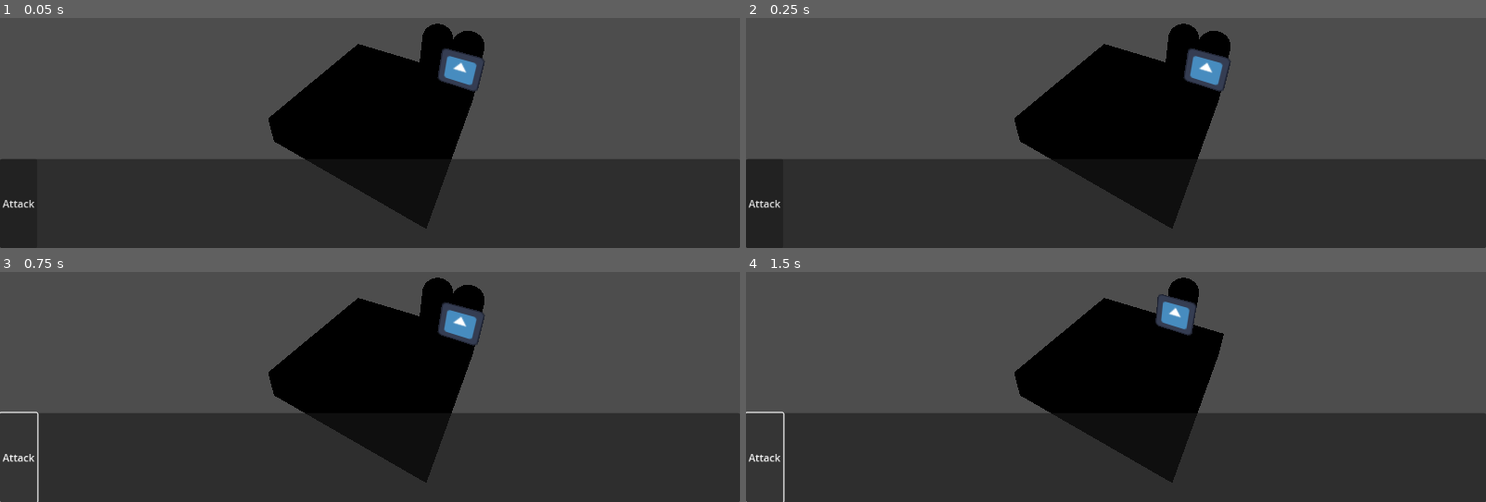
Above: before the commit, frames 1-4 (two rows, left to right).
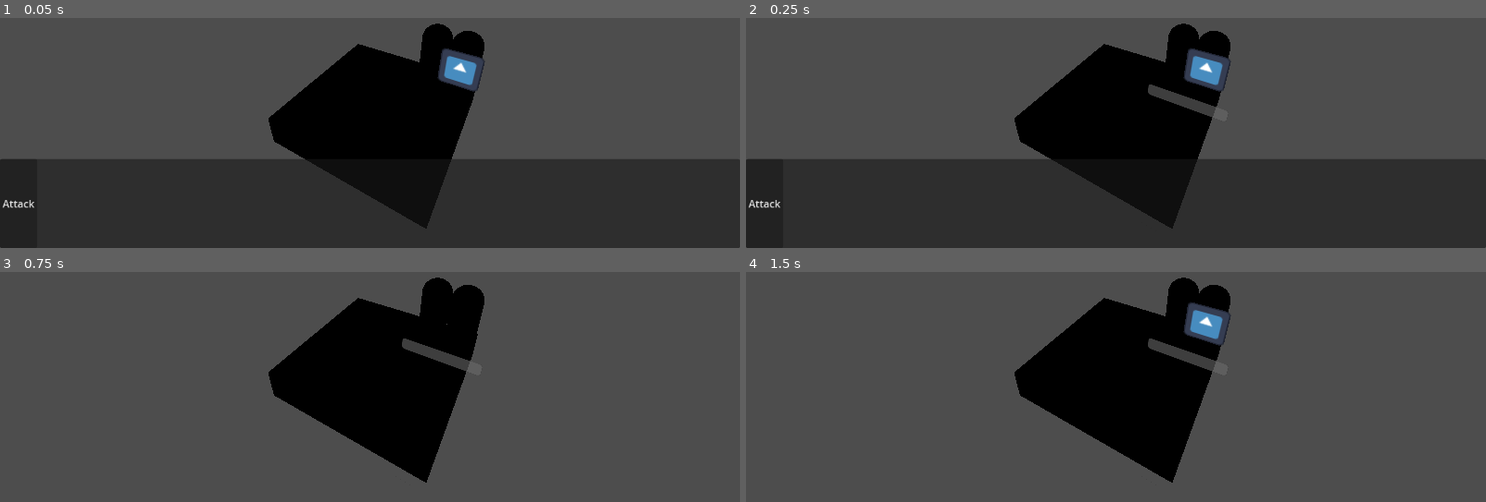
Above: after the commit, the same moments.

Repository: Fatbonks/Turn-based-rpg
Game: Godot game, scene res://world_scenes/battle_scene/battle_scene.tscn
The game is run twice, just before and just after one commit, with the same random seed, the same clock (stepped at 60 frames per second) and the same inputs. The engine's default icon, where the game draws it, is replaced by a stand-in: a white triangle on a blue panel in a dark square.
Inputs:
- Up to frame 1 (0.05 s): no input
- Up to frame 2 (0.25 s): no input
- Up to frame 3 (0.75 s): click "Attack" at 0.5 s
- Up to frame 4 (1.5 s): tap Enter at 1.25 s; hold D (right) from 1.28 s (still down)

Frame 1 is identical in both runs. In frame 2, 0.4% of the frame differs, in the area x 54-64%, y 28-44%; in frame 3, 35%; in frame 4, 36%, in the area x 0-100%, y 5-100%.

Commit message:
turn based system is working

Diff:
--- a/Resources/scripts/character_stats.gd
+++ b/Resources/scripts/character_stats.gd
@@ -2,6 +2,7 @@
 extends Resource
 signal is_turn
 signal dead
+signal hit
 @export_enum("default_1", "default_2") var name:String
 @export var max_health:int
 @export var health:int
@@ -15,6 +16,7 @@
 		health = max_health
 
 func take_damage(damage:int):
+	hit.emit()
 	health -= damage
 	if health <= 0:
 		dead.emit()
--- a/objects/enemies/enemy.gd
+++ b/objects/enemies/enemy.gd
@@ -13,7 +13,7 @@
 	stats.dead.connect(death)
 
 func turn():
-	pass
+	battle_scene.enemy_turn(stats.damage)
 
 func unfocus():
 	sprite_3d.visible = false
--- a/objects/player/player.tscn
+++ b/objects/player/player.tscn
@@ -18,6 +18,11 @@
 [sub_resource type="CapsuleMesh" id="CapsuleMesh_adgg1"]
 material = SubResource("StandardMaterial3D_8ons0")
 
+[sub_resource type="ViewportTexture" id="ViewportTexture_1fsnn"]
+viewport_path = NodePath("SubViewport")
+
+[sub_resource type="CanvasItemMaterial" id="CanvasItemMaterial_1u701"]
+
 [node name="player" type="CharacterBody3D"]
 script = ExtResource("1_q580v")
 stats = SubResource("Resource_u0lpm")
@@ -27,3 +32,29 @@
 
 [node name="MeshInstance3D" type="MeshInstance3D" parent="."]
 mesh = SubResource("CapsuleMesh_adgg1")
+
+[node name="Sprite3D" type="Sprite3D" parent="."]
+transform = Transform3D(1, 0, 0, 0, 1, 0, 0, 0, 1, 2, -1, 0)
+texture = SubResource("ViewportTexture_1fsnn")
+
+[node name="SubViewport" type="SubViewport" parent="."]
+transparent_bg = true
+
+[node name="CanvasLayer" type="CanvasLayer" parent="SubViewport"]
+
+[node name="Control" type="Control" parent="SubViewport/CanvasLayer"]
+layout_mode = 3
+anchors_preset = 15
+anchor_right = 1.0
+anchor_bottom = 1.0
+grow_horizontal = 2
+grow_vertical = 2
+
+[node name="ProgressBar" type="ProgressBar" parent="SubViewport/CanvasLayer/Control"]
+material = SubResource("CanvasItemMaterial_1u701")
+layout_mode = 0
+offset_right = 153.0
+offset_bottom = 27.0
+step = 1.0
+value = 100.0
+show_percentage = false
--- a/world_scenes/battle_scene/battle_scene.gd
+++ b/world_scenes/battle_scene/battle_scene.gd
@@ -2,6 +2,8 @@
 extends Node3D
 @onready var party_spawnpoints:Node3D = %party_spawnpoints
 @onready var enemy_spawnpoints:Node3D = %enemy_spawnpoints
+@onready var battle_ui:CanvasLayer = %battle_Ui
+
 var choose_enemy:bool
 var is_enemy_turn:bool
 var turnList:Array[characterStats]
@@ -39,19 +41,26 @@
 
 
 func end_battle():
-	instance_enemies[current_enemy].unfocus()
-	var temp = turnList[0]
-	turnList.pop_front()
-	turnList.push_back(temp)
-	start_battle()
+	if instance_enemies.size() > 0:
+		battle_ui.hide()
+		instance_enemies[current_enemy].unfocus()
+		var temp = turnList[0]
+		turnList.pop_front()
+		turnList.push_back(temp)
+		print(instance_players[0].stats.health, "health")
+		await get_tree().create_timer(0.5).timeout
+		start_battle()
 
 func player_turn():
 	choose_enemy = true
 	current_enemy = 0
 	instance_enemies[current_enemy].focus()
+	battle_ui.show()
 
-func enemy_turn():
-	pass
+func enemy_turn(damage:int):
+	var pick = randi_range(0, instance_players.size() - 1)
+	instance_players[pick].stats.take_damage(damage)
+	end_battle()
 
 func _unhandled_input(event):
 	if event.is_action_pressed("left") and choose_enemy:
@@ -92,14 +101,13 @@
 func _on_player_attack_pressed():
 	if instance_enemies.size() > 0:
 		instance_enemies[current_enemy].stats.take_damage(turnList[0].damage)
+		end_battle()
 
 func remove_from_turn_list(removed_object:String):
-	print(removed_object)
 	for object in range(len(turnList) - 1):
 		if turnList[object].name == removed_object:
 			turnList.pop_at(object)
 	for i in len(instance_enemies):
-		print("asds")
 		if instance_enemies[i - 1].stats.name == removed_object:
 			instance_enemies.pop_at(i - 1)
 	if instance_enemies.size() > 0:
--- a/world_scenes/battle_scene/battle_scene.tscn
+++ b/world_scenes/battle_scene/battle_scene.tscn
@@ -20,9 +20,11 @@
 unique_name_in_owner = true
 transform = Transform3D(1, 0, 0, 0, 1, 0, 0, 0, 1, 2, 1, -2)
 
-[node name="CanvasLayer" type="CanvasLayer" parent="."]
+[node name="battle_Ui" type="CanvasLayer" parent="."]
+unique_name_in_owner = true
+visible = false
 
-[node name="PanelContainer" type="PanelContainer" parent="CanvasLayer"]
+[node name="PanelContainer" type="PanelContainer" parent="battle_Ui"]
 anchors_preset = 12
 anchor_top = 1.0
 anchor_right = 1.0
@@ -31,9 +33,9 @@
 grow_horizontal = 2
 grow_vertical = 0
 
-[node name="player_attack" type="Button" parent="CanvasLayer/PanelContainer"]
+[node name="player_attack" type="Button" parent="battle_Ui/PanelContainer"]
 layout_mode = 2
 size_flags_horizontal = 0
 text = "Attack"
 
-[connection signal="pressed" from="CanvasLayer/PanelContainer/player_attack" to="." method="_on_player_attack_pressed"]
+[connection signal="pressed" from="battle_Ui/PanelContainer/player_attack" to="." method="_on_player_attack_pressed"]
Not shown: 1 places in objects/player/player.tscn that only renumber resources
